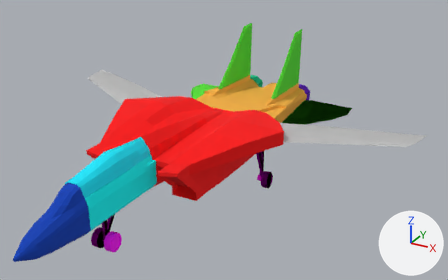
The OBJ model scenes/F-14 painter.obj: old version first, new version second.
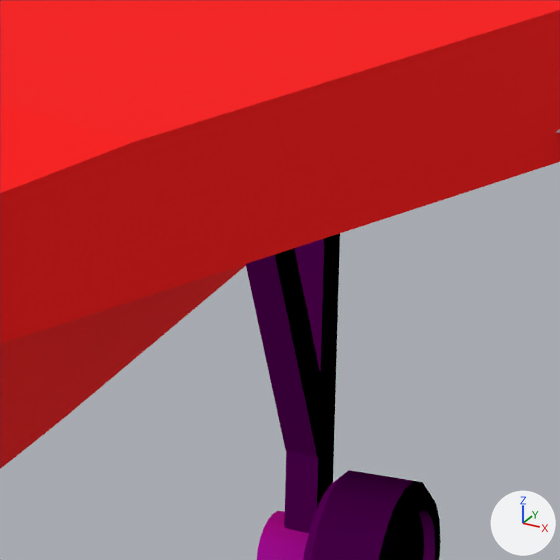
Old and new are each drawn whole from a 50 mm camera at (22.5, -37.2, 20.3) aimed at (2.3, -0.5, 2.0) and again close up on the part from 53% to 63% of the width and 47% to 64% of the height. Lighting does not change. The marker at lower right points along +X, +Y and +Z. Where no turn or scale is listed for an object, it has been applied to the vertices. Vertices at the same position are counted once.

The older version as bpy lines, for what is in view:
```python
me_f_14_painter = bpy.data.meshes.new('F-14 painter')
me_f_14_painter.from_pydata(...)  # 1772 vertices, 1765 faces; spans x -16.0..15.3, y -18.5..15.1, z -2.2..7.1
me_f_14_painter.materials.append(mat_lambert9sg)  # pink #ff00ff
me_f_14_painter.materials.append(mat_lambert2sg)  # red #ff0000
me_f_14_painter.materials.append(mat_lambert5sg)  # green #55e230
me_f_14_painter.materials.append(mat_lambert3sg)  # orange #f7b13f
me_f_14_painter.materials.append(mat_lambert6sg)  # cyan #00ffff
me_f_14_painter.materials.append(mat_blinn9sg)  # blue #003fb6
me_f_14_painter.materials.append(mat_phong1sg)  # cyan #00e8ff
me_f_14_painter.materials.append(mat_lambert4sg)  # grey #bcbcbc
me_f_14_painter.materials.append(mat_lambert8sg)  # purple #5d00bc
me_f_14_painter.materials.append(mat_lambert7sg)  # green #00c28b
ob_f_14_painter = bpy.data.objects.new('F-14 painter', me_f_14_painter)
ob_f_14_painter.location = (0.0, 0.0, 0.0)
```
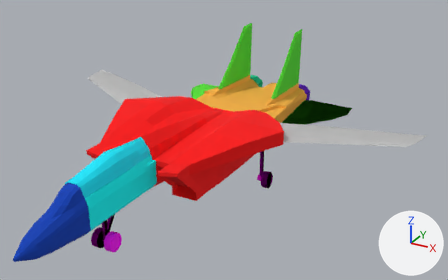
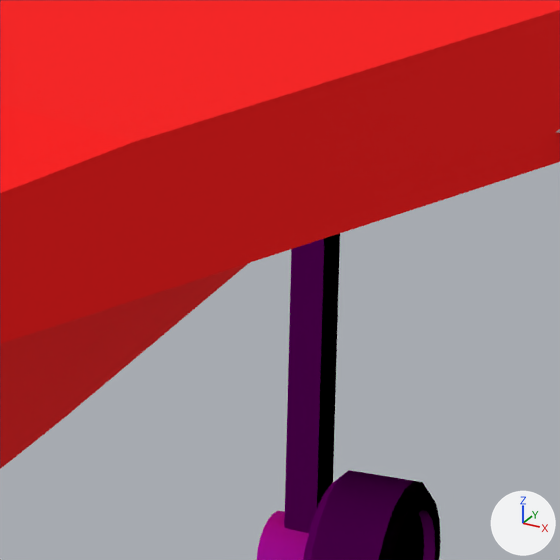
Boxes (x1, y1, x2, y2) around the edits, measured in the close-ups (560 x 560 px):
```json
{"part": 1, "of": "me_f_14_painter", "change": "deleted", "before": [246, 248, 332, 458]}
```

Edits to the scene script, one JSON object a line:
```json
{"block": "me_f_14_painter", "where": "me_f_14_painter.from_pydata(...)  # 1772 vertices, 1765 faces; spans x -16.0..15.3, y -18.5..15.1, z -2.2..7.1"}
{"block": "me_f_14_painter", "where": "# used by ob_f_14_painter; location = (0.0, 0.0, 0.0)"}
{"block": "me_f_14_painter", "change": "me_f_14_painter part 1: the loose piece of 26 vertices spanning x 4.3..4.5, y 0.3..1.7, z -0.8..2.2 is deleted"}
```
